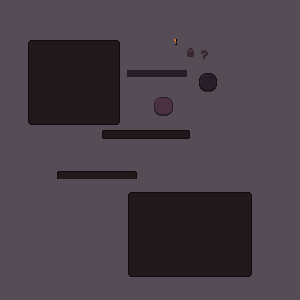
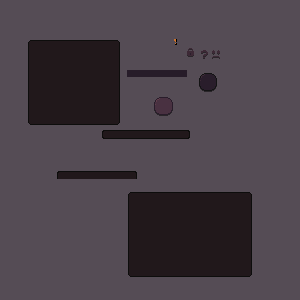
Layer changes from the first (300, 300) image to the second:
added layer "InventorySlotSadIcon.png" above "InventorySlotQuestionIcon.png" over box(212, 50, 220, 59)
